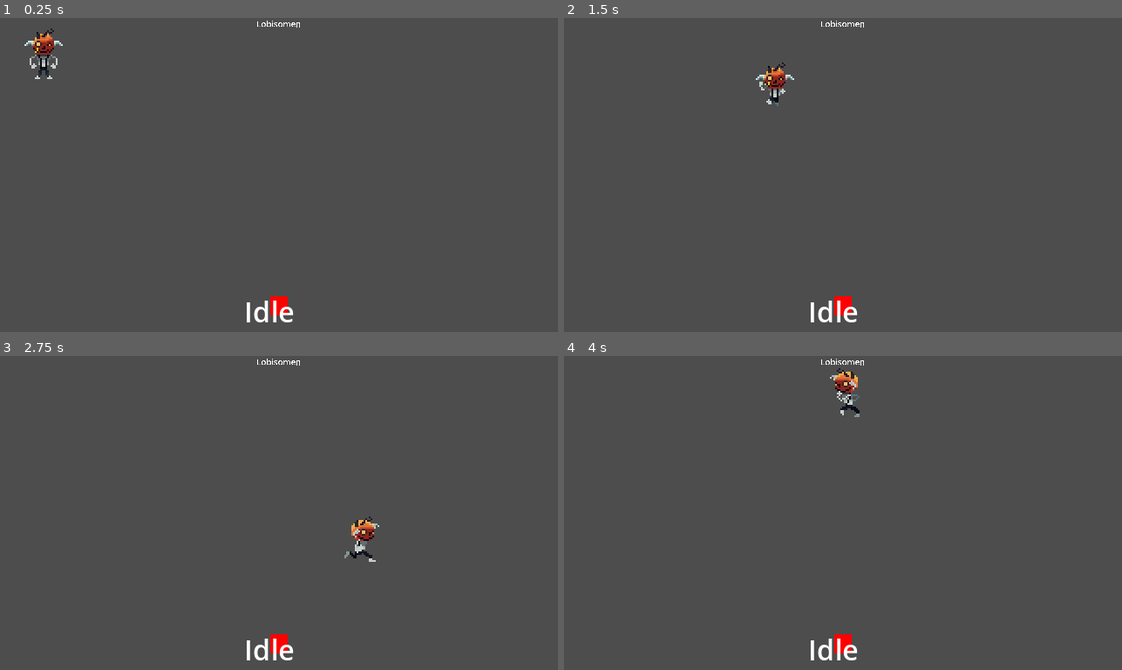
Above: before the commit, frames 1-4 (two rows, left to right).
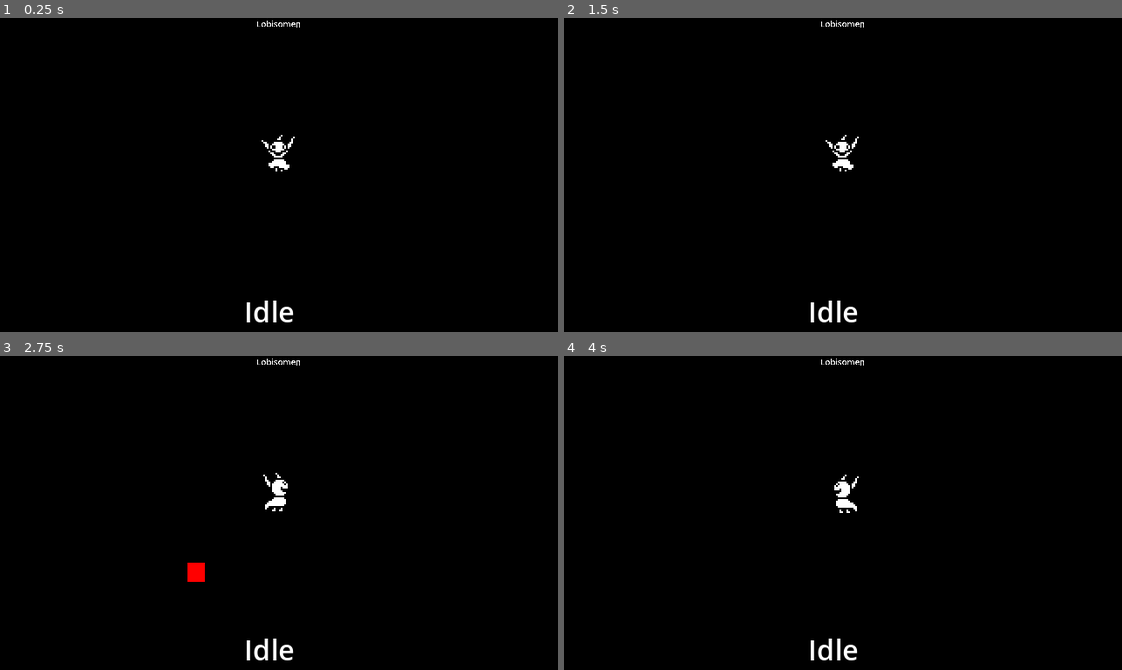
Above: after the commit, the same moments.

Repository: annvictor/Boss-Rush-Jam-2024
Game: Godot game, scene res://scenes/oitavas.tscn
Two runs of this game, one before a commit and one after it. Both use one fixed random seed, a clock stepped at 60 frames per second and the inputs below.
Inputs (mouse positions are in pixels of both pictures, inside the frame that each line leads up to):
- Up to frame 1 (0.25 s): no input
- Up to frame 2 (1.5 s): move the mouse to (965, 159) at 0.52 s; press the mouse at (965, 159) at 0.53 s; hold D (move_right) 0.53-1.28 s; tap Space (time_travel) at 0.8, 1.35 s; move the mouse to (731, 190) at 1.27 s; release the mouse at (731, 190) at 1.28 s; hold S (move_down) from 1.28 s (still down)
- Up to frame 3 (2.75 s): click (167, 528) at 1.55 s; move the mouse to (334, 443) at 2.02 s; release S (move_down) at 2.03 s; press the mouse at (334, 443) at 2.03 s; hold D (move_right) from 2.03 s (still down); tap Space (time_travel) at 2.3 s
- Up to frame 4 (4 s): move the mouse to (815, 575) at 2.77 s; release D (move_right) at 2.78 s; release the mouse at (815, 575) at 2.78 s; hold W (move_up) 2.78-3.53 s; tap Space (time_travel) at 2.85, 3.8 s; click (815, 575) at 3.05 s; move the mouse to (1010, 560) at 3.52 s; press the mouse at (1010, 560) at 3.53 s; hold A (move_left) from 3.53 s (still down)

The runs differ from the first frame. In frame 1, 100% of the frame differs, in the area x 0-100%, y 0-100%; in frame 2, 100%; in frame 3, 100%; in frame 4, 100%.

Commit message:
static: Criação de pastas separadas para sprites, devlogs e lore/escrita do universo de jogo.

Diff:
--- a/mvp/player/scenes/player.tscn
+++ b/mvp/player/scenes/player.tscn
@@ -1,10 +1,10 @@
-[gd_scene load_steps=26 format=3 uid="uid://batr5w6scxxb5"]
+[gd_scene load_steps=38 format=3 uid="uid://batr5w6scxxb5"]
 
 [ext_resource type="Script" path="res://player/scripts/player.gd" id="1_r4i64"]
-[ext_resource type="Texture2D" uid="uid://far4vvtahsak" path="res://pixel art/playersheet.png" id="2_8sfil"]
+[ext_resource type="Texture2D" uid="uid://v67qctyd2mgx" path="res://art/playersheet.png" id="2_8sfil"]
 
 [sub_resource type="RectangleShape2D" id="RectangleShape2D_52gr0"]
-size = Vector2(10, 2)
+size = Vector2(7, 4)
 
 [sub_resource type="Animation" id="Animation_nqomm"]
 length = 0.001
@@ -12,14 +12,14 @@
 tracks/0/type = "value"
 tracks/0/imported = false
 tracks/0/enabled = true
-tracks/0/path = NodePath("Sprite:frame")
-tracks/0/interp = 1
-tracks/0/loop_wrap = true
-tracks/0/keys = {
-"times": PackedFloat32Array(0),
-"transitions": PackedFloat32Array(1),
-"update": 1,
-"values": [16]
+tracks/0/path = NodePath("Sprite:frame_coords")
+tracks/0/interp = 1
+tracks/0/loop_wrap = true
+tracks/0/keys = {
+"times": PackedFloat32Array(0),
+"transitions": PackedFloat32Array(1),
+"update": 1,
+"values": [Vector2i(0, 0)]
 }
 tracks/1/type = "value"
 tracks/1/imported = false
@@ -32,198 +32,456 @@
 "transitions": PackedFloat32Array(1),
 "update": 1,
 "values": [false]
+}
+tracks/2/type = "value"
+tracks/2/imported = false
+tracks/2/enabled = true
+tracks/2/path = NodePath("Sprite:position")
+tracks/2/interp = 1
+tracks/2/loop_wrap = true
+tracks/2/keys = {
+"times": PackedFloat32Array(0),
+"transitions": PackedFloat32Array(1),
+"update": 0,
+"values": [Vector2(1, -16)]
+}
+
+[sub_resource type="Animation" id="Animation_6qcem"]
+resource_name = "walk_down"
+length = 0.80001
+loop_mode = 1
+tracks/0/type = "value"
+tracks/0/imported = false
+tracks/0/enabled = true
+tracks/0/path = NodePath("Sprite:frame_coords")
+tracks/0/interp = 1
+tracks/0/loop_wrap = true
+tracks/0/keys = {
+"times": PackedFloat32Array(0, 0.2, 0.4, 0.6),
+"transitions": PackedFloat32Array(1, 1, 1, 1),
+"update": 1,
+"values": [Vector2i(0, 1), Vector2i(1, 1), Vector2i(2, 1), Vector2i(3, 1)]
+}
+
+[sub_resource type="Animation" id="Animation_wn2r2"]
+resource_name = "walk_left"
+length = 0.80001
+loop_mode = 1
+tracks/0/type = "value"
+tracks/0/imported = false
+tracks/0/enabled = true
+tracks/0/path = NodePath("Sprite:frame_coords")
+tracks/0/interp = 1
+tracks/0/loop_wrap = true
+tracks/0/keys = {
+"times": PackedFloat32Array(0, 0.2, 0.4, 0.6),
+"transitions": PackedFloat32Array(1, 1, 1, 1),
+"update": 1,
+"values": [Vector2i(0, 3), Vector2i(1, 3), Vector2i(2, 3), Vector2i(3, 3)]
+}
+tracks/1/type = "value"
+tracks/1/imported = false
+tracks/1/enabled = true
+tracks/1/path = NodePath("Sprite:flip_h")
+tracks/1/interp = 1
+tracks/1/loop_wrap = true
+tracks/1/keys = {
+"times": PackedFloat32Array(0),
+"transitions": PackedFloat32Array(1),
+"update": 1,
+"values": [true]
+}
+tracks/2/type = "value"
+tracks/2/imported = false
+tracks/2/enabled = true
+tracks/2/path = NodePath("Sprite:position")
+tracks/2/interp = 1
+tracks/2/loop_wrap = true
+tracks/2/keys = {
+"times": PackedFloat32Array(0),
+"transitions": PackedFloat32Array(1),
+"update": 0,
+"values": [Vector2(-1, -16)]
+}
+
+[sub_resource type="Animation" id="Animation_6crk5"]
+resource_name = "walk_lower_left_diagonal"
+length = 0.80001
+loop_mode = 1
+tracks/0/type = "value"
+tracks/0/imported = false
+tracks/0/enabled = true
+tracks/0/path = NodePath("Sprite:frame_coords")
+tracks/0/interp = 1
+tracks/0/loop_wrap = true
+tracks/0/keys = {
+"times": PackedFloat32Array(0, 0.2, 0.4, 0.6),
+"transitions": PackedFloat32Array(1, 1, 1, 1),
+"update": 1,
+"values": [Vector2i(0, 4), Vector2i(1, 4), Vector2i(2, 4), Vector2i(3, 4)]
+}
+tracks/1/type = "value"
+tracks/1/imported = false
+tracks/1/enabled = true
+tracks/1/path = NodePath("Sprite:flip_h")
+tracks/1/interp = 1
+tracks/1/loop_wrap = true
+tracks/1/keys = {
+"times": PackedFloat32Array(0),
+"transitions": PackedFloat32Array(1),
+"update": 1,
+"values": [true]
+}
+tracks/2/type = "value"
+tracks/2/imported = false
+tracks/2/enabled = true
+tracks/2/path = NodePath("Sprite:position")
+tracks/2/interp = 1
+tracks/2/loop_wrap = true
+tracks/2/keys = {
+"times": PackedFloat32Array(0),
+"transitions": PackedFloat32Array(1),
+"update": 0,
+"values": [Vector2(-1, -16)]
+}
+
+[sub_resource type="Animation" id="Animation_5p5lt"]
+resource_name = "walk_lower_right_diagonal"
+length = 0.80001
+loop_mode = 1
+tracks/0/type = "value"
+tracks/0/imported = false
+tracks/0/enabled = true
+tracks/0/path = NodePath("Sprite:frame_coords")
+tracks/0/interp = 1
+tracks/0/loop_wrap = true
+tracks/0/keys = {
+"times": PackedFloat32Array(0, 0.2, 0.4, 0.6),
+"transitions": PackedFloat32Array(1, 1, 1, 1),
+"update": 1,
+"values": [Vector2i(0, 4), Vector2i(1, 4), Vector2i(2, 4), Vector2i(3, 4)]
+}
+tracks/1/type = "value"
+tracks/1/imported = false
+tracks/1/enabled = true
+tracks/1/path = NodePath("Sprite:flip_h")
+tracks/1/interp = 1
+tracks/1/loop_wrap = true
+tracks/1/keys = {
+"times": PackedFloat32Array(0),
+"transitions": PackedFloat32Array(1),
+"update": 1,
+"values": [false]
+}
+tracks/2/type = "value"
+tracks/2/imported = false
+tracks/2/enabled = true
+tracks/2/path = NodePath("Sprite:position")
+tracks/2/interp = 1
+tracks/2/loop_wrap = true
+tracks/2/keys = {
+"times": PackedFloat32Array(0),
+"transitions": PackedFloat32Array(1),
+"update": 0,
+"values": [Vector2(1, -16)]
+}
+
+[sub_resource type="Animation" id="Animation_10jft"]
+resource_name = "walk_right"
+length = 0.80001
+loop_mode = 1
+tracks/0/type = "value"
+tracks/0/imported = false
+tracks/0/enabled = true
+tracks/0/path = NodePath("Sprite:frame_coords")
+tracks/0/interp = 1
+tracks/0/loop_wrap = true
+tracks/0/keys = {
+"times": PackedFloat32Array(0, 0.2, 0.4, 0.6),
+"transitions": PackedFloat32Array(1, 1, 1, 1),
+"update": 1,
+"values": [Vector2i(0, 3), Vector2i(1, 3), Vector2i(2, 3), Vector2i(3, 3)]
+}
+tracks/1/type = "value"
+tracks/1/imported = false
+tracks/1/enabled = true
+tracks/1/path = NodePath("Sprite:flip_h")
+tracks/1/interp = 1
+tracks/1/loop_wrap = true
+tracks/1/keys = {
+"times": PackedFloat32Array(0),
+"transitions": PackedFloat32Array(1),
+"update": 1,
+"values": [false]
+}
+tracks/2/type = "value"
+tracks/2/imported = false
+tracks/2/enabled = true
+tracks/2/path = NodePath("Sprite:position")
+tracks/2/interp = 1
+tracks/2/loop_wrap = true
+tracks/2/keys = {
+"times": PackedFloat32Array(0),
+"transitions": PackedFloat32Array(1),
+"update": 0,
+"values": [Vector2(1, -16)]
+}
+
+[sub_resource type="Animation" id="Animation_slxri"]
+resource_name = "walk_up"
+length = 0.80001
+loop_mode = 1
+tracks/0/type = "value"
+tracks/0/imported = false
+tracks/0/enabled = true
+tracks/0/path = NodePath("Sprite:frame_coords")
+tracks/0/interp = 1
+tracks/0/loop_wrap = true
+tracks/0/keys = {
+"times": PackedFloat32Array(0, 0.2, 0.4, 0.6),
+"transitions": PackedFloat32Array(1, 1, 1, 1),
+"update": 1,
+"values": [Vector2i(0, 2), Vector2i(1, 2), Vector2i(2, 2), Vector2i(3, 2)]
+}
+
+[sub_resource type="Animation" id="Animation_x5iri"]
+resource_name = "walk_upper_left_diagonal"
+length = 0.80001
+loop_mode = 1
+tracks/0/type = "value"
+tracks/0/imported = false
+tracks/0/enabled = true
+tracks/0/path = NodePath("Sprite:frame_coords")
+tracks/0/interp = 1
+tracks/0/loop_wrap = true
+tracks/0/keys = {
+"times": PackedFloat32Array(0, 0.2, 0.4, 0.6),
+"transitions": PackedFloat32Array(1, 1, 1, 1),
+"update": 1,
+"values": [Vector2i(0, 5), Vector2i(1, 5), Vector2i(2, 5), Vector2i(3, 5)]
+}
+tracks/1/type = "value"
+tracks/1/imported = false
+tracks/1/enabled = true
+tracks/1/path = NodePath("Sprite:flip_h")
+tracks/1/interp = 1
+tracks/1/loop_wrap = true
+tracks/1/keys = {
+"times": PackedFloat32Array(0),
+"transitions": PackedFloat32Array(1),
+"update": 1,
+"values": [true]
+}
+tracks/2/type = "value"
+tracks/2/imported = false
+tracks/2/enabled = true
+tracks/2/path = NodePath("Sprite:position")
+tracks/2/interp = 1
+tracks/2/loop_wrap = true
+tracks/2/keys = {
+"times": PackedFloat32Array(0),
+"transitions": PackedFloat32Array(1),
+"update": 0,
+"values": [Vector2(-1, -16)]
+}
+
+[sub_resource type="Animation" id="Animation_mg680"]
+resource_name = "walk_upper_right_diagonal"
+length = 0.80001
+loop_mode = 1
+tracks/0/type = "value"
+tracks/0/imported = false
+tracks/0/enabled = true
+tracks/0/path = NodePath("Sprite:frame_coords")
+tracks/0/interp = 1
+tracks/0/loop_wrap = true
+tracks/0/keys = {
+"times": PackedFloat32Array(0, 0.2, 0.4, 0.6),
+"transitions": PackedFloat32Array(1, 1, 1, 1),
+"update": 1,
+"values": [Vector2i(0, 5), Vector2i(1, 5), Vector2i(2, 5), Vector2i(3, 5)]
+}
+tracks/1/type = "value"
+tracks/1/imported = false
+tracks/1/enabled = true
+tracks/1/path = NodePath("Sprite:flip_h")
+tracks/1/interp = 1
+tracks/1/loop_wrap = true
+tracks/1/keys = {
+"times": PackedFloat32Array(0),
+"transitions": PackedFloat32Array(1),
+"update": 1,
+"values": [false]
+}
+tracks/2/type = "value"
+tracks/2/imported = false
+tracks/2/enabled = true
+tracks/2/path = NodePath("Sprite:position")
+tracks/2/interp = 1
+tracks/2/loop_wrap = true
+tracks/2/keys = {
+"times": PackedFloat32Array(0),
+"transitions": PackedFloat32Array(1),
+"update": 0,
+"values": [Vector2(1, -16)]
 }
 
 [sub_resource type="Animation" id="Animation_pkpn4"]
 resource_name = "idle_down"
-length = 0.60001
-loop_mode = 1
-tracks/0/type = "value"
-tracks/0/imported = false
-tracks/0/enabled = true
-tracks/0/path = NodePath("Sprite:frame")
-tracks/0/interp = 1
-tracks/0/loop_wrap = true
-tracks/0/keys = {
-"times": PackedFloat32Array(0, 0.4),
-"transitions": PackedFloat32Array(1, 1),
-"update": 1,
-"values": [16, 17]
-}
-
-[sub_resource type="Animation" id="Animation_6qcem"]
-resource_name = "walk_down"
-length = 0.80001
-loop_mode = 1
-tracks/0/type = "value"
-tracks/0/imported = false
-tracks/0/enabled = true
-tracks/0/path = NodePath("Sprite:frame")
-tracks/0/interp = 1
-tracks/0/loop_wrap = true
-tracks/0/keys = {
-"times": PackedFloat32Array(0, 0.1, 0.2, 0.3, 0.4, 0.5, 0.6, 0.7),
-"transitions": PackedFloat32Array(1, 1, 1, 1, 1, 1, 1, 1),
-"update": 1,
-"values": [0, 1, 2, 3, 4, 5, 6, 7]
-}
-
-[sub_resource type="Animation" id="Animation_m4emw"]
-resource_name = "walk_left"
-length = 0.80001
-loop_mode = 1
-tracks/0/type = "value"
-tracks/0/imported = false
-tracks/0/enabled = true
-tracks/0/path = NodePath("Sprite:frame")
-tracks/0/interp = 1
-tracks/0/loop_wrap = true
-tracks/0/keys = {
-"times": PackedFloat32Array(0, 0.1, 0.2, 0.3, 0.4, 0.5, 0.6, 0.7),
-"transitions": PackedFloat32Array(1, 1, 1, 1, 1, 1, 1, 1),
-"update": 1,
-"values": [24, 25, 26, 27, 28, 29, 30, 31]
-}
-tracks/1/type = "value"
-tracks/1/imported = false
-tracks/1/enabled = true
-tracks/1/path = NodePath("Sprite:flip_h")
-tracks/1/interp = 1
-tracks/1/loop_wrap = true
-tracks/1/keys = {
-"times": PackedFloat32Array(0),
-"transitions": PackedFloat32Array(1),
-"update": 1,
-"values": [true]
-}
-
-[sub_resource type="Animation" id="Animation_10jft"]
-resource_name = "walk_right"
-length = 0.80001
-loop_mode = 1
-tracks/0/type = "value"
-tracks/0/imported = false
-tracks/0/enabled = true
-tracks/0/path = NodePath("Sprite:frame")
-tracks/0/interp = 1
-tracks/0/loop_wrap = true
-tracks/0/keys = {
-"times": PackedFloat32Array(0, 0.1, 0.2, 0.3, 0.4, 0.5, 0.6, 0.7),
-"transitions": PackedFloat32Array(1, 1, 1, 1, 1, 1, 1, 1),
-"update": 1,
-"values": [24, 25, 26, 27, 28, 29, 30, 31]
-}
-tracks/1/type = "value"
-tracks/1/imported = false
-tracks/1/enabled = true
-tracks/1/path = NodePath("Sprite:flip_h")
-tracks/1/interp = 1
-tracks/1/loop_wrap = true
-tracks/1/keys = {
-"times": PackedFloat32Array(0),
-"transitions": PackedFloat32Array(1),
-"update": 1,
-"values": [false]
-}
-
-[sub_resource type="Animation" id="Animation_slxri"]
-resource_name = "walk_up"
-length = 0.80001
-loop_mode = 1
-tracks/0/type = "value"
-tracks/0/imported = false
-tracks/0/enabled = true
-tracks/0/path = NodePath("Sprite:frame")
-tracks/0/interp = 1
-tracks/0/loop_wrap = true
-tracks/0/keys = {
-"times": PackedFloat32Array(0, 0.1, 0.2, 0.3, 0.4, 0.5, 0.6, 0.7),
-"transitions": PackedFloat32Array(1, 1, 1, 1, 1, 1, 1, 1),
-"update": 1,
-"values": [8, 9, 10, 11, 12, 13, 14, 15]
+length = 1.60001
+loop_mode = 1
+tracks/0/type = "value"
+tracks/0/imported = false
+tracks/0/enabled = true
+tracks/0/path = NodePath("Sprite:frame_coords")
+tracks/0/interp = 1
+tracks/0/loop_wrap = true
+tracks/0/keys = {
+"times": PackedFloat32Array(0, 0.4, 0.8, 1.2),
+"transitions": PackedFloat32Array(1, 1, 1, 1),
+"update": 1,
+"values": [Vector2i(0, 1), Vector2i(1, 1), Vector2i(2, 1), Vector2i(3, 1)]
+}
+
+[sub_resource type="Animation" id="Animation_gbuck"]
+resource_name = "idle_up"
+length = 1.60001
+tracks/0/type = "value"
+tracks/0/imported = false
+tracks/0/enabled = true
+tracks/0/path = NodePath("Sprite:frame_coords")
+tracks/0/interp = 1
+tracks/0/loop_wrap = true
+tracks/0/keys = {
+"times": PackedFloat32Array(0, 0.4, 0.8, 1.2),
+"transitions": PackedFloat32Array(1, 1, 1, 1),
+"update": 1,
+"values": [Vector2i(0, 2), Vector2i(1, 2), Vector2i(2, 2), Vector2i(3, 2)]
 }
 
 [sub_resource type="AnimationLibrary" id="AnimationLibrary_ae8l2"]
 _data = {
 "RESET": SubResource("Animation_nqomm"),
-"idle": SubResource("Animation_pkpn4"),
+"idle_down": SubResource("Animation_pkpn4"),
+"idle_up": SubResource("Animation_gbuck"),
 "walk_down": SubResource("Animation_6qcem"),
-"walk_left": SubResource("Animation_m4emw"),
+"walk_left": SubResource("Animation_wn2r2"),
+"walk_lower_left_diagonal": SubResource("Animation_6crk5"),
+"walk_lower_right_diagonal": SubResource("Animation_5p5lt"),
 "walk_right": SubResource("Animation_10jft"),
-"walk_up": SubResource("Animation_slxri")
+"walk_up": SubResource("Animation_slxri"),
+"walk_upper_left_diagonal": SubResource("Animation_x5iri"),
+"walk_upper_right_diagonal": SubResource("Animation_mg680")
 }
 
 [sub_resource type="AnimationNodeAnimation" id="AnimationNodeAnimation_fixl5"]
-animation = &"idle"
+animation = &"idle_down"
 
 [sub_resource type="AnimationNodeAnimation" id="AnimationNodeAnimation_dyyiu"]
-animation = &"idle"
+animation = &"idle_down"
 
 [sub_resource type="AnimationNodeAnimation" id="AnimationNodeAnimation_sjj27"]
-animation = &"idle"
+animation = &"idle_down"
 
 [sub_resource type="AnimationNodeAnimation" id="AnimationNodeAnimation_wa3i5"]
-animation = &"idle"
+animation = &"idle_down"
 
 [sub_resource type="AnimationNodeBlendSpace2D" id="AnimationNodeBlendSpace2D_vxxwq"]
 blend_point_0/node = SubResource("AnimationNodeAnimation_fixl5")
 blend_point_0/pos = Vector2(-1, 0)
 blend_point_1/node = SubResource("AnimationNodeAnimation_dyyiu")
-blend_point_1/pos = Vector2(0, 1)
+blend_point_1/pos = Vector2(0, 1.1)
 blend_point_2/node = SubResource("AnimationNodeAnimation_sjj27")
 blend_point_2/pos = Vector2(1, 0)
 blend_point_3/node = SubResource("AnimationNodeAnimation_wa3i5")
-blend_point_3/pos = Vector2(0, -1)
-blend_mode = 1
-
-[sub_resource type="AnimationNodeAnimation" id="AnimationNodeAnimation_m1bp6"]
-animation = &"walk_left"
-
-[sub_resource type="AnimationNodeAnimation" id="AnimationNodeAnimation_mj7sr"]
-animation = &"walk_right"
-
-[sub_resource type="AnimationNodeAnimation" id="AnimationNodeAnimation_8yccf"]
-animation = &"walk_up"
-
-[sub_resource type="AnimationNodeAnimation" id="AnimationNodeAnimation_atn28"]
-animation = &"walk_down"
-
-[sub_resource type="AnimationNodeAnimation" id="AnimationNodeAnimation_hb5jv"]
-animation = &"walk_up"
-
-[sub_resource type="AnimationNodeBlendSpace2D" id="AnimationNodeBlendSpace2D_sewec"]
-blend_point_0/node = SubResource("AnimationNodeAnimation_m1bp6")
-blend_point_0/pos = Vector2(-1, 0)
-blend_point_1/node = SubResource("AnimationNodeAnimation_mj7sr")
-blend_point_1/pos = Vector2(1, 0)
-blend_point_2/node = SubResource("AnimationNodeAnimation_8yccf")
-blend_point_2/pos = Vector2(0, -1.1)
-blend_point_3/node = SubResource("AnimationNodeAnimation_atn28")
-blend_point_3/pos = Vector2(0, 1.1)
-blend_point_4/node = SubResource("AnimationNodeAnimation_hb5jv")
-blend_point_4/pos = Vector2(0, 1.1)
+blend_point_3/pos = Vector2(0, -1.1)
 min_space = Vector2(-1, -1.1)
 max_space = Vector2(1, 1.1)
 blend_mode = 1
 
+[sub_resource type="AnimationNodeAnimation" id="AnimationNodeAnimation_xwy5o"]
+animation = &"walk_left"
+
+[sub_resource type="AnimationNodeAnimation" id="AnimationNodeAnimation_kwgui"]
+animation = &"walk_right"
+
+[sub_resource type="AnimationNodeAnimation" id="AnimationNodeAnimation_ayik2"]
+animation = &"walk_upper_right_diagonal"
+
+[sub_resource type="AnimationNodeAnimation" id="AnimationNodeAnimation_36i0d"]
+animation = &"walk_lower_right_diagonal"
+
+[sub_resource type="AnimationNodeAnimation" id="AnimationNodeAnimation_y6nrl"]
+animation = &"walk_up"
+
+[sub_resource type="AnimationNodeAnimation" id="AnimationNodeAnimation_j2vkb"]
+animation = &"walk_down"
+
+[sub_resource type="AnimationNodeAnimation" id="AnimationNodeAnimation_qy5wt"]
+animation = &"walk_upper_left_diagonal"
+
+[sub_resource type="AnimationNodeAnimation" id="AnimationNodeAnimation_s20dl"]
+animation = &"walk_upper_right_diagonal"
+
+[sub_resource type="AnimationNodeAnimation" id="AnimationNodeAnimation_hbv0y"]
+animation = &"walk_lower_right_diagonal"
+
+[sub_resource type="AnimationNodeAnimation" id="AnimationNodeAnimation_rxw17"]
+animation = &"walk_lower_left_diagonal"
+
+[sub_resource type="AnimationNodeAnimation" id="AnimationNodeAnimation_nax6b"]
+animation = &"walk_upper_left_diagonal"
+
+[sub_resource type="AnimationNodeAnimation" id="AnimationNodeAnimation_rydjc"]
+animation = &"walk_lower_left_diagonal"
+
+[sub_resource type="AnimationNodeBlendSpace2D" id="AnimationNodeBlendSpace2D_bmqub"]
+blend_point_0/node = SubResource("AnimationNodeAnimation_xwy5o")
+blend_point_0/pos = Vector2(-1, 0)
+blend_point_1/node = SubResource("AnimationNodeAnimation_kwgui")
+blend_point_1/pos = Vector2(1, 0)
+blend_point_2/node = SubResource("AnimationNodeAnimation_y6nrl")
+blend_point_2/pos = Vector2(0, -1.1)
+blend_point_3/node = SubResource("AnimationNodeAnimation_j2vkb")
+blend_point_3/pos = Vector2(0, 1.1)
+blend_point_4/node = SubResource("AnimationNodeAnimation_qy5wt")
+blend_point_4/pos = Vector2(-1, -1.1)
+blend_point_5/node = SubResource("AnimationNodeAnimation_s20dl")
+blend_point_5/pos = Vector2(1, -1.1)
+blend_point_6/node = SubResource("AnimationNodeAnimation_hbv0y")
+blend_point_6/pos = Vector2(1, 1.1)
+blend_point_7/node = SubResource("AnimationNodeAnimation_rxw17")
+blend_point_7/pos = Vector2(-1, 1.1)
+blend_point_8/node = SubResource("AnimationNodeAnimation_nax6b")
+blend_point_8/pos = Vector2(-1, -0.9)
+blend_point_9/node = SubResource("AnimationNodeAnimation_rydjc")
+blend_point_9/pos = Vector2(-1, 0.9)
+blend_point_10/node = SubResource("AnimationNodeAnimation_ayik2")
+blend_point_10/pos = Vector2(1, -0.9)
+blend_point_11/node = SubResource("AnimationNodeAnimation_36i0d")
+blend_point_11/pos = Vector2(1, 0.9)
+min_space = Vector2(-1, -1.1)
+max_space = Vector2(1, 1.1)
+blend_mode = 1
+
 [sub_resource type="AnimationNodeStateMachineTransition" id="AnimationNodeStateMachineTransition_ardwr"]
 advance_mode = 2
 
-[sub_resource type="AnimationNodeStateMachineTransition" id="AnimationNodeStateMachineTransition_qut1f"]
+[sub_resource type="AnimationNodeStateMachineTransition" id="AnimationNodeStateMachineTransition_xb02a"]
 advance_mode = 2
 advance_condition = &"is_moving"
 
-[sub_resource type="AnimationNodeStateMachineTransition" id="AnimationNodeStateMachineTransition_3ko1s"]
+[sub_resource type="AnimationNodeStateMachineTransition" id="AnimationNodeStateMachineTransition_o1i42"]
 advance_mode = 2
 advance_condition = &"idle"
 
 [sub_resource type="AnimationNodeStateMachine" id="AnimationNodeStateMachine_le4av"]
 states/Start/position = Vector2(198, 100)
 states/idle/node = SubResource("AnimationNodeBlendSpace2D_vxxwq")
-states/idle/position = Vector2(333, 100)
-states/walk/node = SubResource("AnimationNodeBlendSpace2D_sewec")
-states/walk/position = Vector2(492, 100)
-transitions = ["Start", "idle", SubResource("AnimationNodeStateMachineTransition_ardwr"), "idle", "walk", SubResource("AnimationNodeStateMachineTransition_qut1f"), "walk", "idle", SubResource("AnimationNodeStateMachineTransition_3ko1s")]
+states/idle/position = Vector2(359, 100)
+states/walk/node = SubResource("AnimationNodeBlendSpace2D_bmqub")
+states/walk/position = Vector2(534, 100)
+transitions = ["Start", "idle", SubResource("AnimationNodeStateMachineTransition_ardwr"), "idle", "walk", SubResource("AnimationNodeStateMachineTransition_xb02a"), "walk", "idle", SubResource("AnimationNodeStateMachineTransition_o1i42")]
 
 [node name="Player" type="CharacterBody2D"]
 position = Vector2(160, 90)
@@ -231,18 +489,23 @@
 script = ExtResource("1_r4i64")
 
 [node name="Sprite" type="Sprite2D" parent="."]
-position = Vector2(0, -16)
+position = Vector2(1, -16)
 texture = ExtResource("2_8sfil")
-hframes = 8
-vframes = 4
-frame = 16
+hframes = 4
+vframes = 6
 
 [node name="Collision" type="CollisionShape2D" parent="."]
 show_behind_parent = true
-position = Vector2(0, -1)
+position = Vector2(-0.5, -2)
 shape = SubResource("RectangleShape2D_52gr0")
 
+[node name="Camera2D" type="Camera2D" parent="."]
+limit_smoothed = true
+rotation_smoothing_enabled = true
+
 [node name="Animation" type="AnimationPlayer" parent="."]
+process_mode = 1
+deterministic = true
 libraries = {
 "": SubResource("AnimationLibrary_ae8l2")
 }
@@ -256,7 +519,7 @@
 anim_player = NodePath("../Animation")
 parameters/conditions/idle = false
 parameters/conditions/is_moving = false
-parameters/idle/blend_position = Vector2(-0.9984, 0.015873)
+parameters/idle/blend_position = Vector2(0, 0.0130951)
 parameters/walk/blend_position = Vector2(0, 0)
 
 [node name="CanvasLayer" type="CanvasLayer" parent="."]
--- a/mvp/player/scripts/player.gd
+++ b/mvp/player/scripts/player.gd
@@ -15,10 +15,6 @@
 
 func _physics_process(_delta): # Função executada a cada frame de cena.
 	move()
-	if Input.is_action_pressed("time_travel"):
-		time_travel()
-	if spd == 64 and Input.is_action_pressed("bossfight_switch"):
-		bossfight_switch()
 	update_animation()
 	move_and_slide() # Função nativa que atualiza a posição do objeto com base em sua velocidade.
 
@@ -32,12 +28,6 @@
 
 	velocity.x = lerp(velocity.x, dir.normalized().x * spd, friction) # Cálculo da desaceleração do objeto no eixo horizontal.
 	velocity.y = lerp(velocity.y, dir.normalized().y * spd, friction) # Cálculo da desaceleração do objeto no eixo vertical.
-
-func time_travel(): # Função que desacelera a animação e diminui a velocidade do personagem, criando um efeito de slow motion. Dentro do jogo, simula a mecânica de viagem no tempo.
-	spd = 64
-
-func bossfight_switch():
-	spd = 128
 
 func update_animation(): # Função que atualiza a animação do sprite.
 	if velocity.length() > 10:
--- a/mvp/project.godot
+++ b/mvp/project.godot
@@ -24,6 +24,7 @@
 window/size/window_width_override=1280
 window/size/window_height_override=720
 window/stretch/mode="canvas_items"
+window/stretch/scale_mode="integer"
 
 [dotnet]
 
@@ -34,21 +35,25 @@
 move_left={
 "deadzone": 0.5,
 "events": [Object(InputEventKey,"resource_local_to_scene":false,"resource_name":"","device":-1,"window_id":0,"alt_pressed":false,"shift_pressed":false,"ctrl_pressed":false,"meta_pressed":false,"pressed":false,"keycode":0,"physical_keycode":65,"key_label":0,"unicode":97,"echo":false,"script":null)
+, Object(InputEventJoypadMotion,"resource_local_to_scene":false,"resource_name":"","device":-1,"axis":0,"axis_value":-1.0,"script":null)
 ]
 }
 move_right={
 "deadzone": 0.5,
 "events": [Object(InputEventKey,"resource_local_to_scene":false,"resource_name":"","device":-1,"window_id":0,"alt_pressed":false,"shift_pressed":false,"ctrl_pressed":false,"meta_pressed":false,"pressed":false,"keycode":0,"physical_keycode":68,"key_label":0,"unicode":100,"echo":false,"script":null)
+, Object(InputEventJoypadMotion,"resource_local_to_scene":false,"resource_name":"","device":-1,"axis":0,"axis_value":1.0,"script":null)
 ]
 }
 move_up={
 "deadzone": 0.5,
 "events": [Object(InputEventKey,"resource_local_to_scene":false,"resource_name":"","device":-1,"window_id":0,"alt_pressed":false,"shift_pressed":false,"ctrl_pressed":false,"meta_pressed":false,"pressed":false,"keycode":0,"physical_keycode":87,"key_label":0,"unicode":119,"echo":false,"script":null)
+, Object(InputEventJoypadMotion,"resource_local_to_scene":false,"resource_name":"","device":-1,"axis":1,"axis_value":-1.0,"script":null)
 ]
 }
 move_down={
 "deadzone": 0.5,
 "events": [Object(InputEventKey,"resource_local_to_scene":false,"resource_name":"","device":-1,"window_id":0,"alt_pressed":false,"shift_pressed":false,"ctrl_pressed":false,"meta_pressed":false,"pressed":false,"keycode":0,"physical_keycode":83,"key_label":0,"unicode":115,"echo":false,"script":null)
+, Object(InputEventJoypadMotion,"resource_local_to_scene":false,"resource_name":"","device":-1,"axis":1,"axis_value":1.0,"script":null)
 ]
 }
 time_travel={
@@ -62,10 +67,7 @@
 ]
 }
 
-[physics]
-
-common/max_physics_steps_per_frame=60
-
 [rendering]
 
 textures/canvas_textures/default_texture_filter=0
+environment/defaults/default_clear_color=Color(0, 0, 0, 1)
Binary file added: mvp/art/playersheet.png
Not shown, changed: mvp/art/playersheet.png.import
Binary file removed: mvp/pixel art/playersheet.png
Not shown, added: devlogs/playersentation.mkv
Not shown, added: pixel art/.aseprite/player.aseprite
Not shown, added: pixel art/spritesheet/playersheet.png
